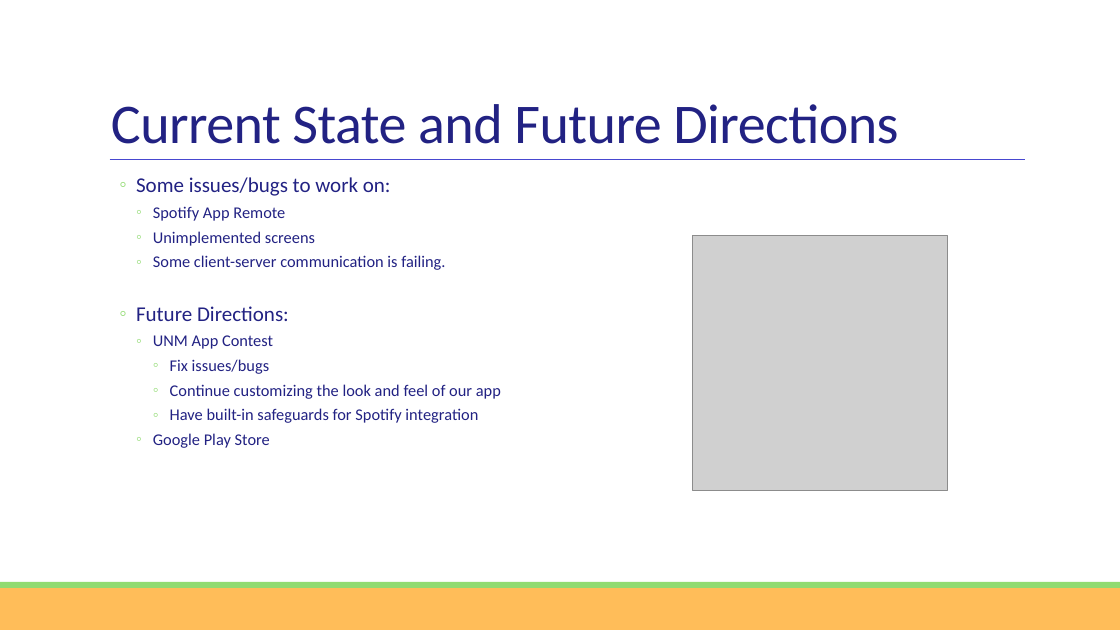
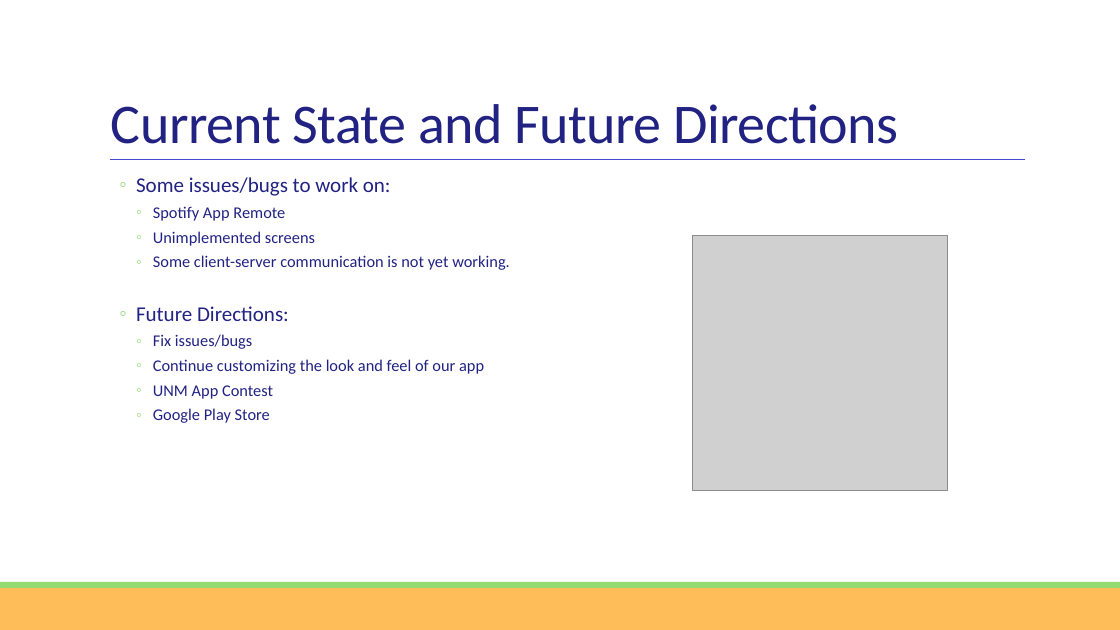
Before and after one commit to tunefull/tunefull.github.io, a slide deck: slide 10 of docs/presentation/tunefull-presentation-power-point.pptx. Drawn at 1120x630 pixels with LibreOffice and Linux fonts; fonts in the diff are those of the drawing; grey boxes stand for pictures. Boxes give left, top, right and bottom in pixels: in the first picture for what was removed or moved away, otherwise in the second. Text is boxed around its words. In the diff, an @@ line names an element or a change of style, - is before the commit and + after.

Commit message:
Updated javadocs on website, updated presentation

```diff
--- a/docs/presentation/tunefull-presentation-power-point.pptx
+++ b/docs/presentation/tunefull-presentation-power-point.pptx
@@ text at <box>153,255,510,270</box>: text changed @@
-    ◦ Some client-server communication is failing.
+    ◦ Some client-server communication is not yet working.
@@ text at <box>153,335,273,349</box>: paragraph removed @@
-    ◦ UNM App Contest
@@ text at <box>153,334,484,374</box>: list level 4 to 3 in "Fix issues/bugs"; list level 4 to 3 in "Continue customizing the look and ..." @@
@@ text at <box>153,385,273,399</box>: text changed @@
-      ◦ Have built-in safeguards for Spotify integration
+    ◦ UNM App Contest
```
Also in this commit, not shown: 1 other file.
